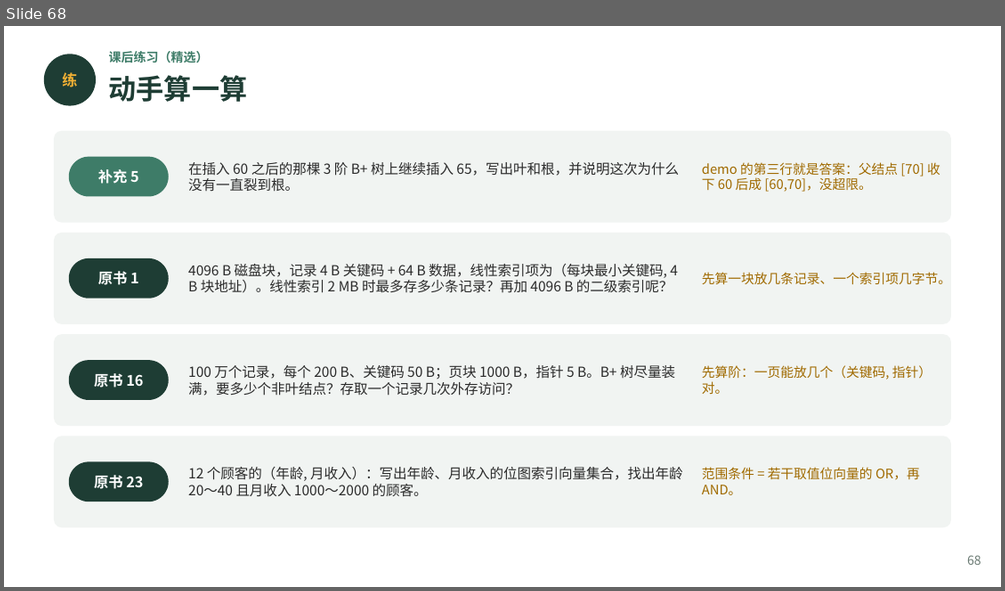
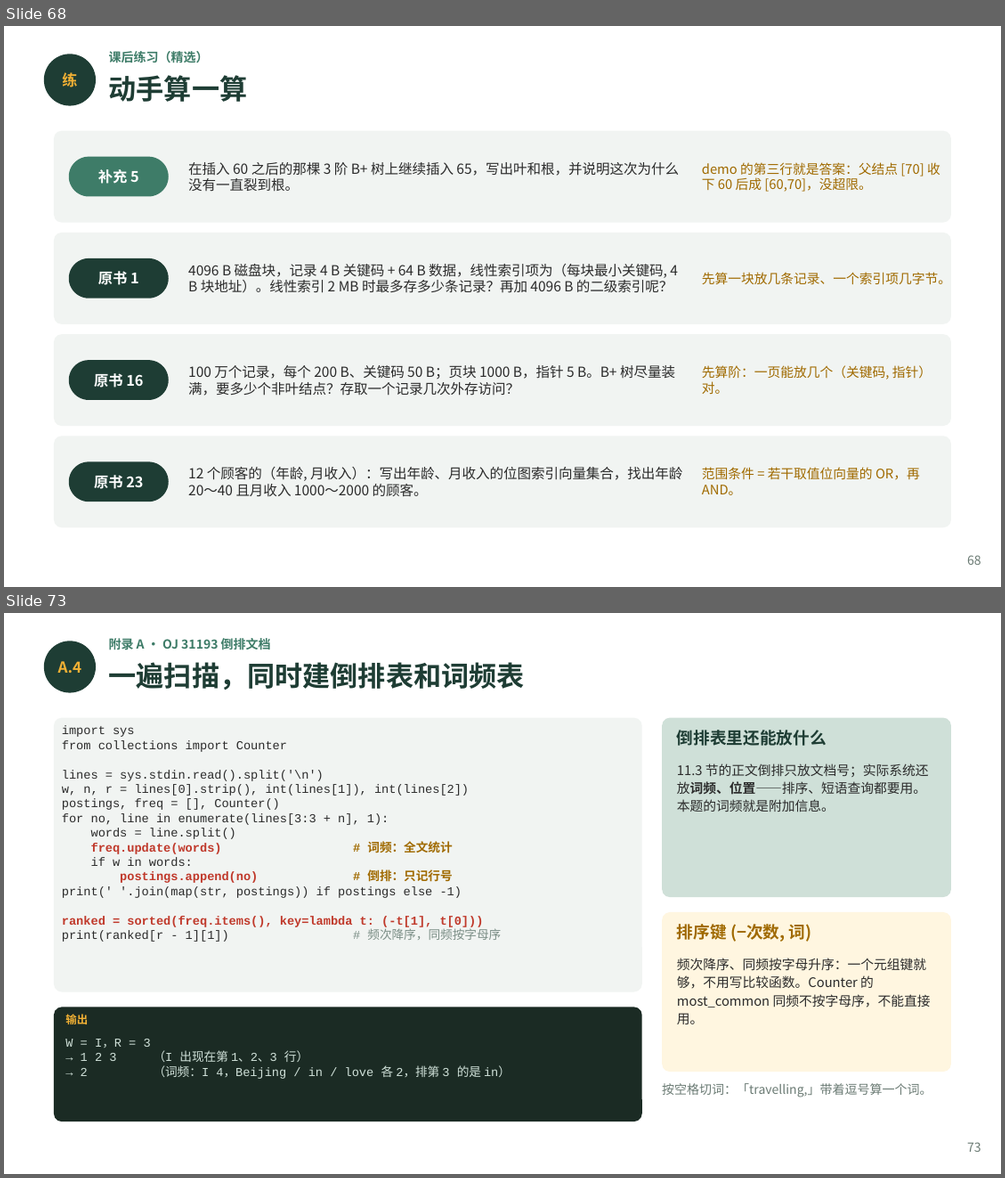
Before and after one commit to GMyhf/2026fall-cs201, a slide deck: courseware/202609_DSA_11_Index.pptx. Shown one above the other, each under a label of ours: slide 68 before the commit, slides 68 and 73 after it; the slides between them are not shown. The pictures are 1005x591 and 1005x1178 pixels, drawn with LibreOffice and Linux fonts; fonts in the diff are those of the drawing. Boxes give left, top, right and bottom in pixels: in the first picture for what was removed or moved away, otherwise in the second. Text is boxed around its words. In the diff, an @@ line names an element or a change of style, - is before the commit and + after.

```diff
--- a/courseware/202609_DSA_11_Index.pptx
+++ b/courseware/202609_DSA_11_Index.pptx
@@ slide 73 added at bbox=[4, 613, 1001, 1174], background #FFFFFF @@
@@ text added at bbox=[109, 637, 271, 653], 9 pt, text #3E7C68, bold @@
+附录 A · OJ 31193 倒排文档
@@ ellipse added at bbox=[44, 641, 96, 693], fill #1E3D34 @@
@@ text added at bbox=[58, 661, 82, 673], 11 pt, text #F2B134, bold @@
+A.4
@@ text added at bbox=[109, 662, 525, 690], 20 pt, text #1E3D34, bold @@
+一遍扫描，同时建倒排表和词频表
@@ rounded rectangle added at bbox=[54, 718, 642, 992], fill #F1F4F2 @@
@@ rounded rectangle added at bbox=[662, 718, 951, 897], fill #CFE0D8 @@
@@ text added at bbox=[62, 726, 501, 941], 8.8 pt, text #2B2B2B @@
+import sys
+from collections import Counter
+lines = sys.stdin.read().split('\n')
+w, n, r = lines[0].strip(), int(lines[1]), int(lines[2])
+postings, freq = [], Counter()
+for no, line in enumerate(lines[3:3 + n], 1):
+words = line.split()
+freq.update(words) # 词频：全文统计
+if w in words:
+postings.append(no) # 倒排：只记行号
+print(' '.join(map(str, postings)) if postings else -1)
+ranked = sorted(freq.items(), key=lambda t: (-t[1], t[0]))
+print(ranked[r - 1][1]) # 频次降序，同频按字母序
@@ text added at bbox=[677, 730, 826, 746], 12 pt, text #1E3D34, bold @@
+倒排表里还能放什么
@@ text added at bbox=[677, 763, 929, 812], 9.5 pt, text #2B2B2B @@
+11.3 节的正文倒排只放文档号；实际系统还放词频、位置——排序、短语查询都要用。本题的词频就是附加信息。
@@ rounded rectangle added at bbox=[662, 912, 951, 1071], fill #FFF6E0 @@
@@ text added at bbox=[677, 924, 812, 941], 12 pt, text #A06A00, bold @@
+排序键 (−次数, 词)
@@ text added at bbox=[677, 957, 930, 1024], 9.5 pt, text #2B2B2B @@
+频次降序、同频按字母升序：一个元组键就够，不用写比较函数。Counter 的 most_common 同频不按字母序，不能直接用。
@@ rounded rectangle added at bbox=[54, 1006, 642, 1121], fill #1B2B24 @@
@@ text added at bbox=[65, 1013, 88, 1024], 8 pt, text #F2B134, bold @@
+输出
@@ text added at bbox=[65, 1038, 510, 1078], 8.8 pt, text #CFE0D8 @@
+W = I，R = 3
+→ 1 2 3 （I 出现在第 1、2、3 行）
+→ 2 （词频：I 4，Beijing / in / love 各 2，排第 3 的是 in）
@@ text added at bbox=[662, 1083, 931, 1097], 9 pt, text #6B7B74 @@
+按空格切词：「travelling,」带着逗号算一个词。
@@ text added at bbox=[967, 1142, 981, 1151], 9 pt, text #6B7B74 @@
+73
```
Also in this commit, not shown: 2 slides changed, 8 other slides added, 2 other files.
